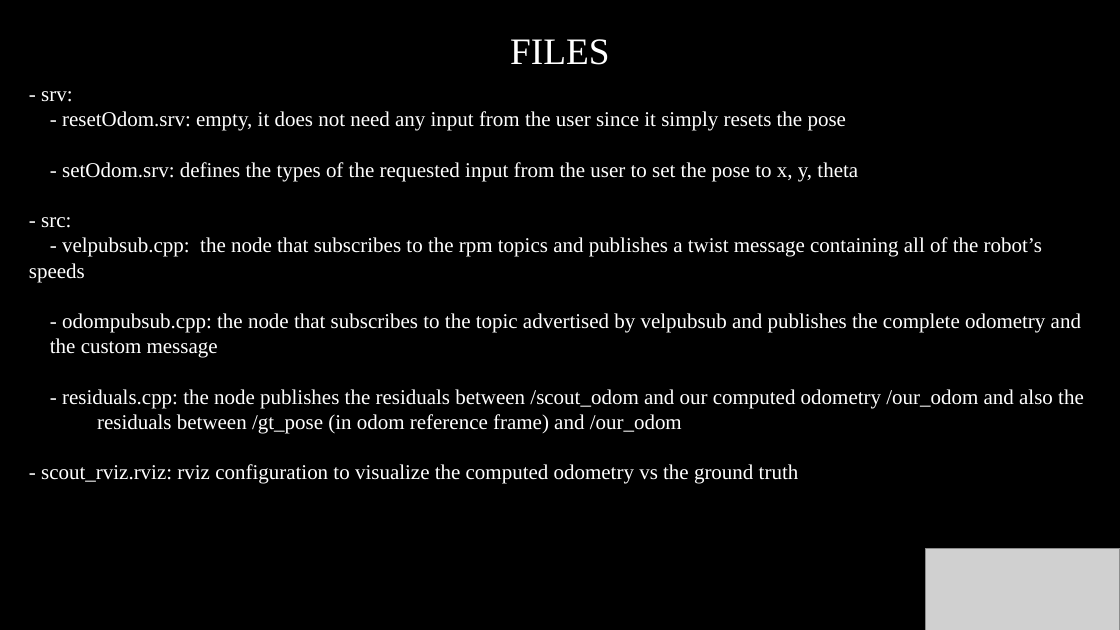
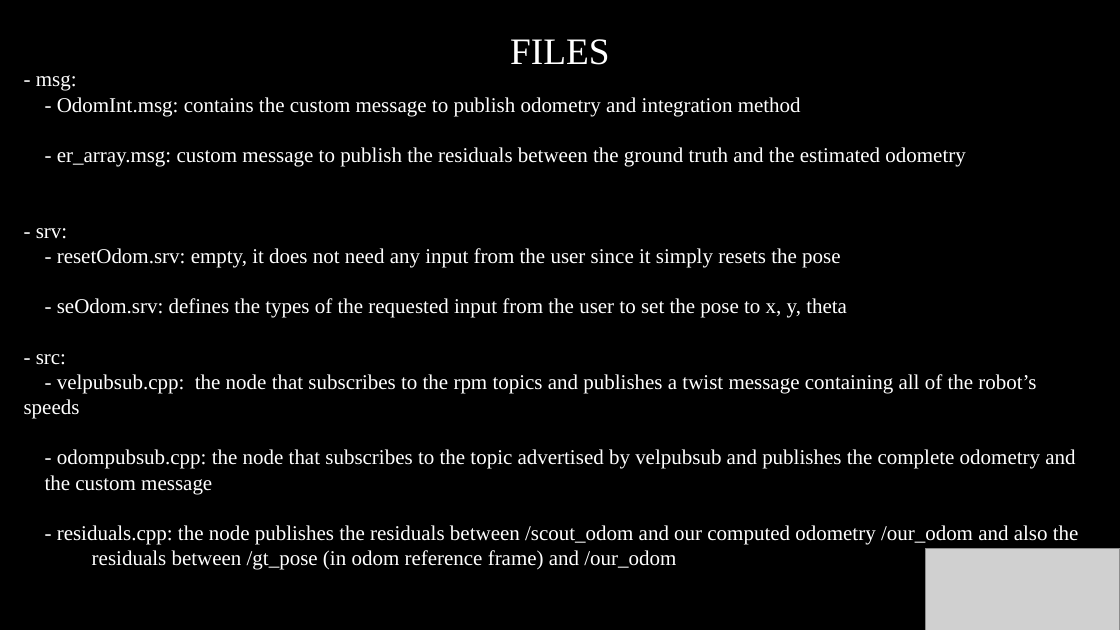
Before and after one commit to marcoCella/scout_ros, a slide deck: slide 3 of project1/Instructions.pptx. Drawn at 1120x630 pixels with LibreOffice and Linux fonts; fonts in the diff are those of the drawing; grey boxes stand for pictures. Boxes give left, top, right and bottom in pixels: in the first picture for what was removed or moved away, otherwise in the second. Text is boxed around its words. In the diff, an @@ line names an element or a change of style, - is before the commit and + after.

```diff
--- a/project1/Instructions.pptx
+++ b/project1/Instructions.pptx
@@ text "- msg:": place and size @@
-text "- msg:" at (29,91,1084,484)
+text "- msg:" at (24,75,1079,570)
@@ text at (36,75,965,167): paragraphs added @@
+- msg:
+- OdomInt.msg: contains the custom message to publish odometry and integration method
+- er_array.msg: custom message to publish the residuals between the ground truth and the estimated odometry
@@ text at (57,298,847,318): text changed @@
-- setOdom.srv: defines the types of the requested input from the user to set the pose to x, y, theta
+- seOdom.srv: defines the types of the requested input from the user to set the pose to x, y, theta
@@ text at (41,464,799,484): paragraph removed @@
-- scout_rviz.rviz: rviz configuration to visualize the computed odometry vs the ground truth
```
Also in this commit, not shown: 5 other slides changed, 13 slides added, 4 slides removed, 1 other file.
